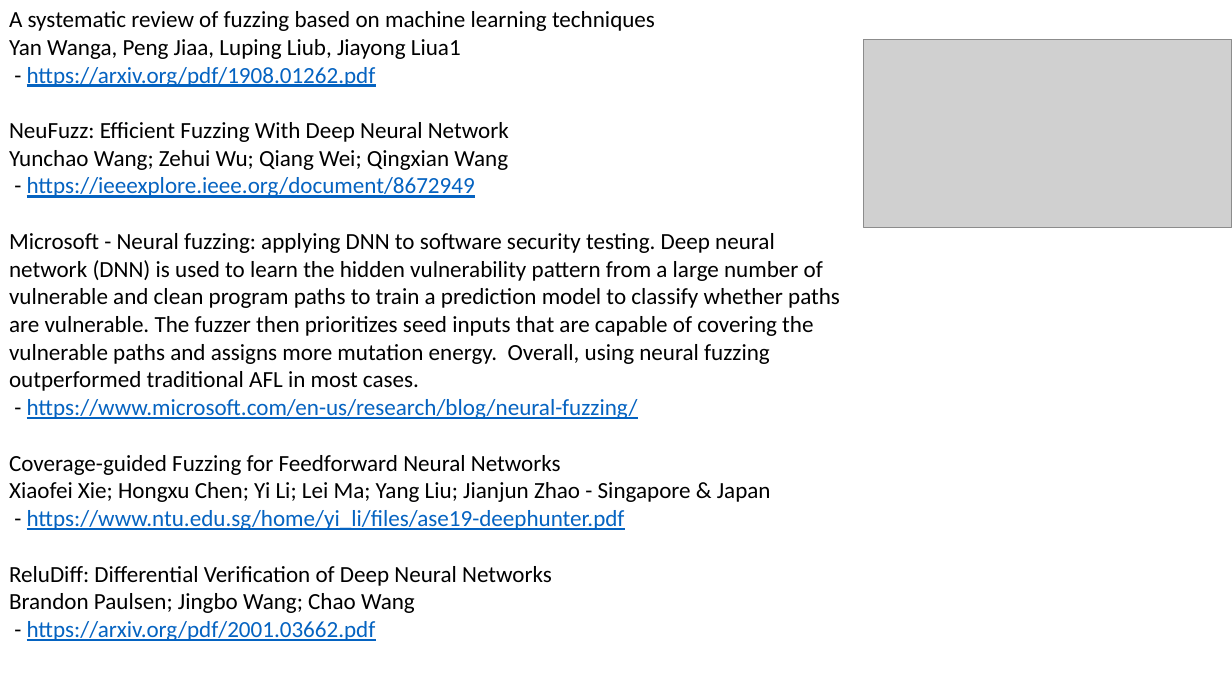
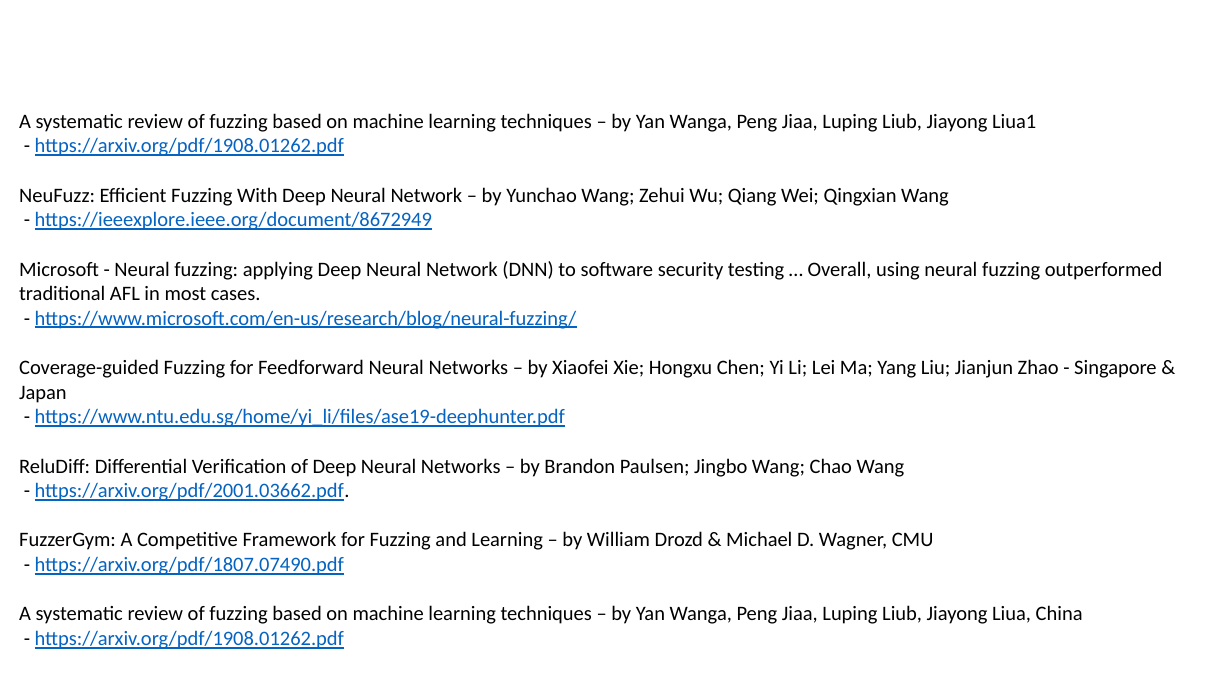
Before and after one commit to lselector/ml_ai_doc, a slide deck: slide 8 of fuzzing.pptx. Drawn at 1232x693 pixels with LibreOffice and Linux fonts; fonts in the diff are those of the drawing; grey boxes stand for pictures. Boxes give left, top, right and bottom in pixels: in the first picture for what was removed or moved away, otherwise in the second. Text is boxed around its words. In the diff, an @@ line names an element or a change of style, - is before the commit and + after.

Commit message:
updated fuzzing deck

```diff
--- a/fuzzing.pptx
+++ b/fuzzing.pptx
@@ picture removed at (864, 39, 1232, 227) @@
@@ text "A systematic review of fuzzing ...": place and size @@
-text "A systematic review of fuzzing ..." at (9, 11, 840, 641)
+text "A systematic review of fuzzing ..." at (19, 113, 1162, 649)
@@ text at (19, 113, 1036, 132): text changed; size 18 to 16 pt @@
-A systematic review of fuzzing based on machine learning techniques
-Yan Wanga, Peng Jiaa, Luping Liub, Jiayong Liua1
+A systematic review of fuzzing based on machine learning techniques – by Yan Wanga, Peng Jiaa, Luping Liub, Jiayong Liua1
@@ text at (35, 137, 577, 427): size 18 to 16 pt in "- https://arxiv.org/pdf/1908.01262.pdf", "- https://ieeexplore.ieee.org/document/8672949", "- https://www.microsoft.com/en-us/research/blog/neural-fuzzi ...", "- https://www.ntu.edu.sg/home/yi_li/files/ase19-deephunter.p ..." @@
@@ text at (19, 187, 949, 206): text changed; size 18 to 16 pt @@
-NeuFuzz: Efficient Fuzzing With Deep Neural Network
-Yunchao Wang; Zehui Wu; Qiang Wei; Qingxian Wang
+NeuFuzz: Efficient Fuzzing With Deep Neural Network – by Yunchao Wang; Zehui Wu; Qiang Wei; Qingxian Wang
@@ text at (19, 261, 1162, 300): text changed; size 18 to 16 pt @@
-Microsoft - Neural fuzzing: applying DNN to software security testing. Deep neural network (DNN) is used to learn the hidden vulnerability pattern from a large number of vulnerable and clean program paths to train a prediction model to classify whether paths are vulnerable. The fuzzer then prioritizes seed inputs that are capable of covering the vulnerable paths and assigns more mutation energy. Overall, using neural fuzzing outperformed traditional AFL in most cases.
+Microsoft - Neural fuzzing: applying Deep Neural Network (DNN) to software security testing … Overall, using neural fuzzing outperformed traditional AFL in most cases.
@@ text at (19, 359, 1157, 403): text changed; size 18 to 16 pt @@
-Coverage-guided Fuzzing for Feedforward Neural Networks
-Xiaofei Xie; Hongxu Chen; Yi Li; Lei Ma; Yang Liu; Jianjun Zhao - Singapore & Japan
+Coverage-guided Fuzzing for Feedforward Neural Networks – by Xiaofei Xie; Hongxu Chen; Yi Li; Lei Ma; Yang Liu; Jianjun Zhao - Singapore & Japan
@@ text at (19, 458, 1083, 649): text changed; size 18 to 16 pt @@
-ReluDiff: Differential Verification of Deep Neural Networks
-Brandon Paulsen; Jingbo Wang; Chao Wang
-- https://arxiv.org/pdf/2001.03662.pdf
+ReluDiff: Differential Verification of Deep Neural Networks – by Brandon Paulsen; Jingbo Wang; Chao Wang
+- https://arxiv.org/pdf/2001.03662.pdf.
+FuzzerGym: A Competitive Framework for Fuzzing and Learning – by William Drozd & Michael D. Wagner, CMU
+- https://arxiv.org/pdf/1807.07490.pdf
+A systematic review of fuzzing based on machine learning techniques – by Yan Wanga, Peng Jiaa, Luping Liub, Jiayong Liua, China
+- https://arxiv.org/pdf/1908.01262.pdf
```
Also in this commit, not shown: 3 other slides changed, 1 other file.
